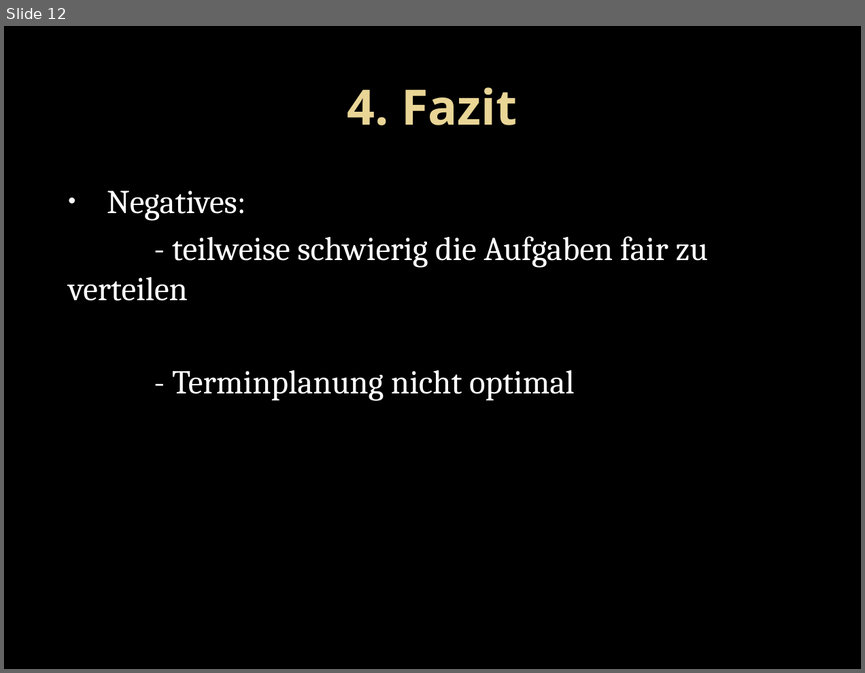
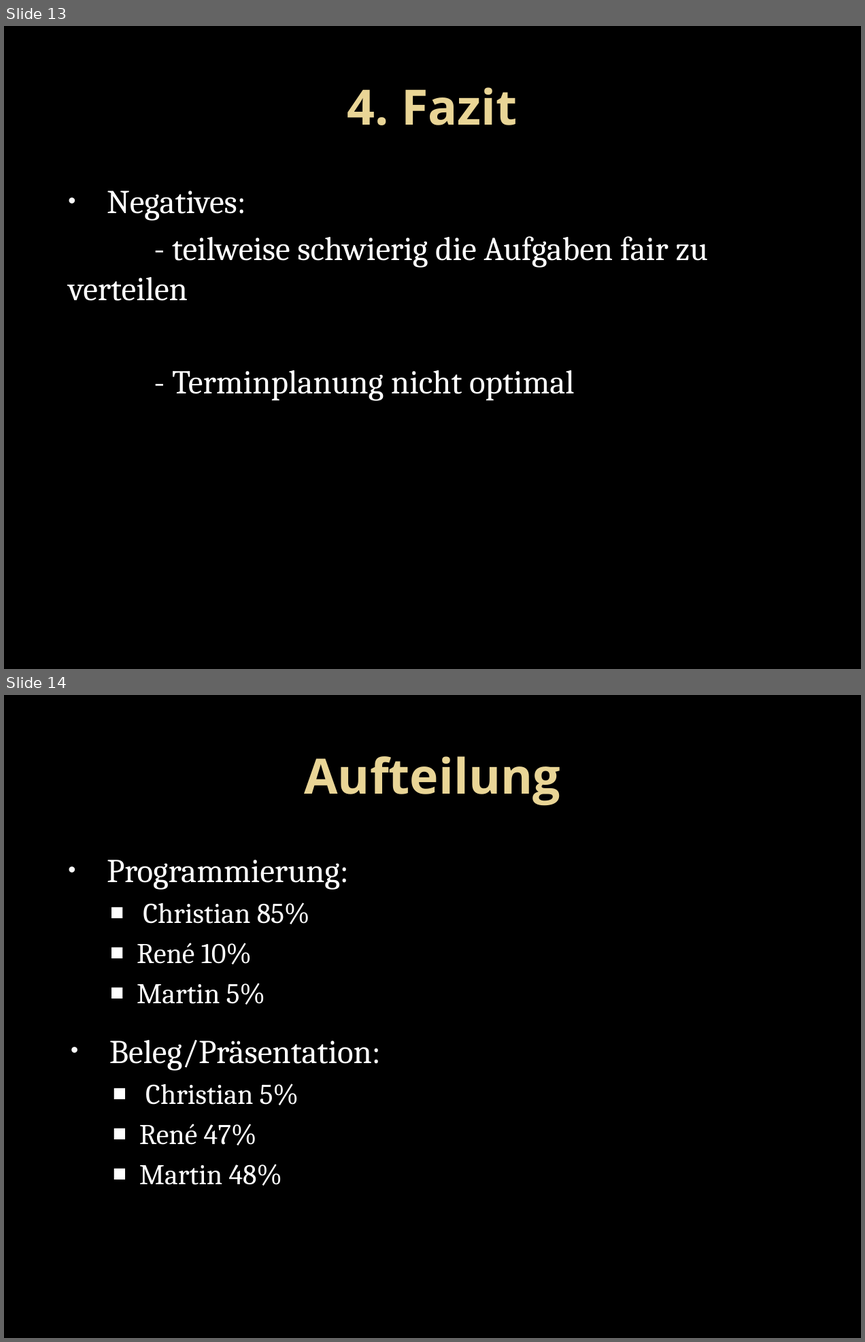
Before and after one commit to Trikolix/Fragen-und-Antworten, a slide deck: Webanwendung PHP.pptx. Shown one above the other, each under a label of ours: slide 12 before the commit, slides 13 and 14 after it. The pictures are 865x673 and 865x1342 pixels, drawn with LibreOffice and Linux fonts; fonts in the diff are those of the drawing; background and template pictures are left out. Boxes give left, top, right and bottom in pixels: in the first picture for what was removed or moved away, otherwise in the second. Text is boxed around its words. In the diff, an @@ line names an element or a change of style, - is before the commit and + after.

```diff
--- a/Webanwendung PHP.pptx
+++ b/Webanwendung PHP.pptx
@@ slide 14 added at box(4, 695, 861, 1338), background picture (left out) @@
@@ title added at box(304, 756, 560, 806), 41 pt, text gradient #EAD696 to #E7D081, bold @@
+Aufteilung
@@ text added at box(107, 860, 349, 1004), 24 pt, text #FFFFFF @@
+• Programmierung:
+  ■ Christian 85%
+  ■ René 10%
+  ■ Martin 5%
@@ text added at box(109, 1040, 381, 1185), 24 pt, text #FFFFFF @@
+• Beleg/Präsentation:
+  ■ Christian 5%
+  ■ René 47%
+  ■ Martin 48%
@@ what was slide 12 is now slide 13 @@
```
Also in this commit, not shown: 1 other slide added, 1 slide removed, 1 other file.
